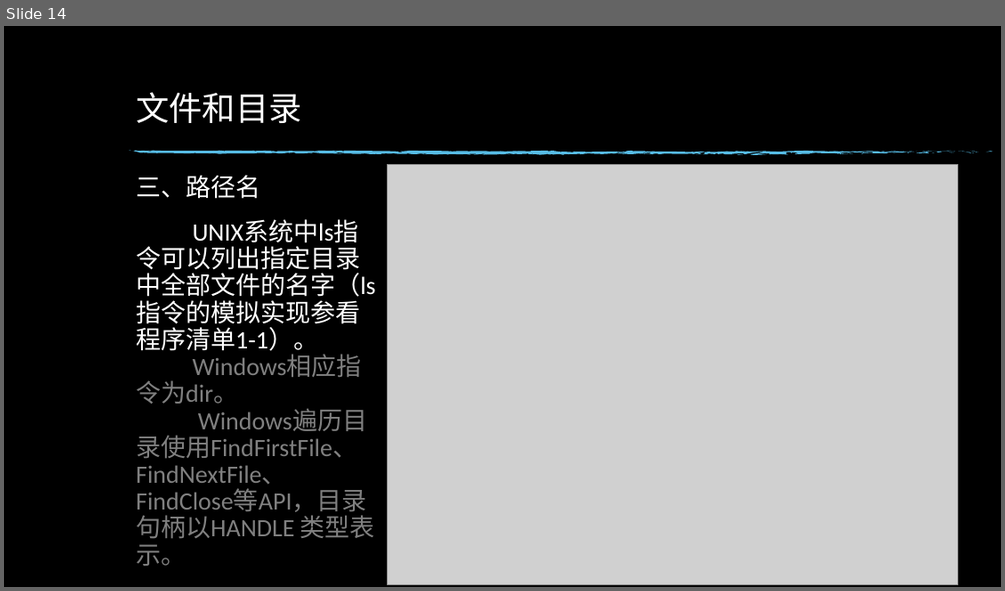
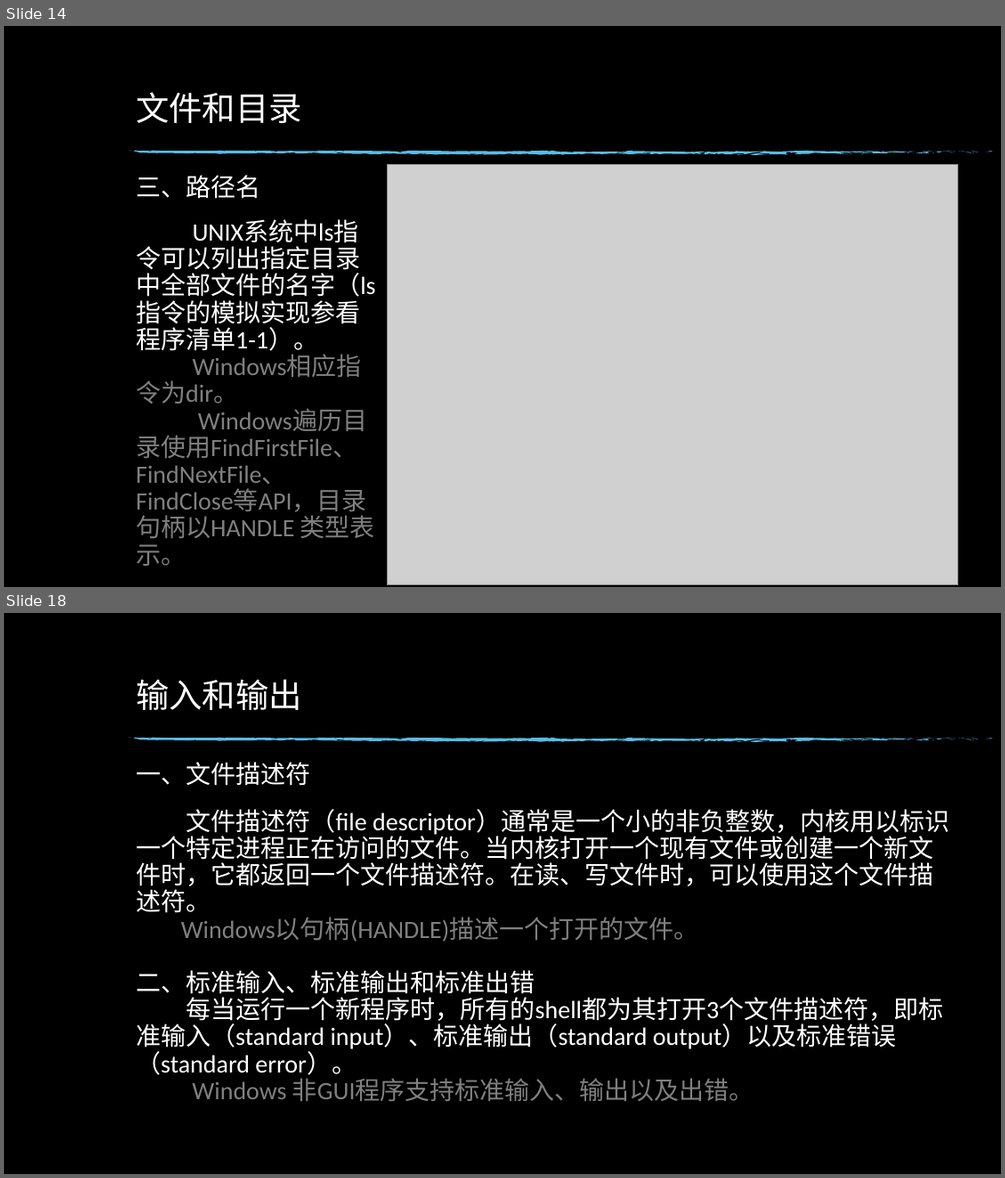
Before and after one commit to hym-dn/APUE, a slide deck: Doc/UNIX开发01.pptx. Shown one above the other, each under a label of ours: slide 14 before the commit, slides 14 and 18 after it; the slides between them are not shown. The pictures are 1005x591 and 1005x1178 pixels, drawn with LibreOffice and Linux fonts; fonts in the diff are those of the drawing; grey boxes stand for pictures; background and template pictures are left out. Boxes give left, top, right and bottom in pixels: in the first picture for what was removed or moved away, otherwise in the second. Text is boxed around its words. In the diff, an @@ line names an element or a change of style, - is before the commit and + after.

```diff
--- a/Doc/UNIX开发01.pptx
+++ b/Doc/UNIX开发01.pptx
@@ slide 18 added at (x1=4, y1=613, x2=1001, y2=1174), background picture (left out); not listed: 74 template elements that a slide beside it also shows @@
@@ title added at (x1=136, y1=679, x2=302, y2=710), 32 pt, text #FFFFFF @@
+输入和输出
@@ text added at (x1=136, y1=762, x2=310, y2=786), 24 pt, text #FFFFFF @@
+一、文件描述符
@@ text added at (x1=136, y1=809, x2=949, y2=1101), 24 pt, text #FFFFFF @@
+文件描述符（file descriptor）通常是一个小的非负整数，内核用以标识一个特定进程正在访问的文件。当内核打开一个现有文件或创建一个新文件时，它都返回一个文件描述符。在读、写文件时，可以使用这个文件描述符。
+Windows以句柄(HANDLE)描述一个打开的文件。
+二、标准输入、标准输出和标准出错
+每当运行一个新程序时，所有的shell都为其打开3个文件描述符，即标准输入（standard input）、标准输出（standard output）以及标准错误（standard error）。
+Windows 非GUI程序支持标准输入、输出以及出错。
```
Also in this commit, not shown: 2 slides changed, 4 other slides added.
